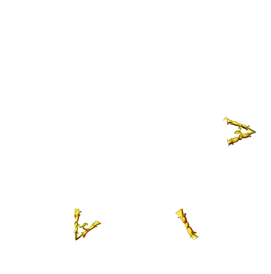
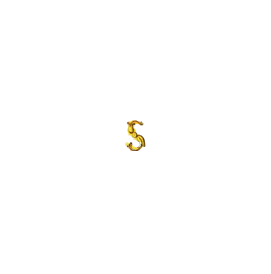
Two versions of the same layered image (271 × 274). Layer-by-layer changes:
added layer "Pasted Layer #8" above "Pasted Layer #7" over [125, 120, 146, 152]
hid "Pasted Layer #3" over [73, 207, 102, 241]
hid "Pasted Layer #4" over [175, 208, 199, 240]
hid "Pasted Layer" over [222, 115, 258, 148]
